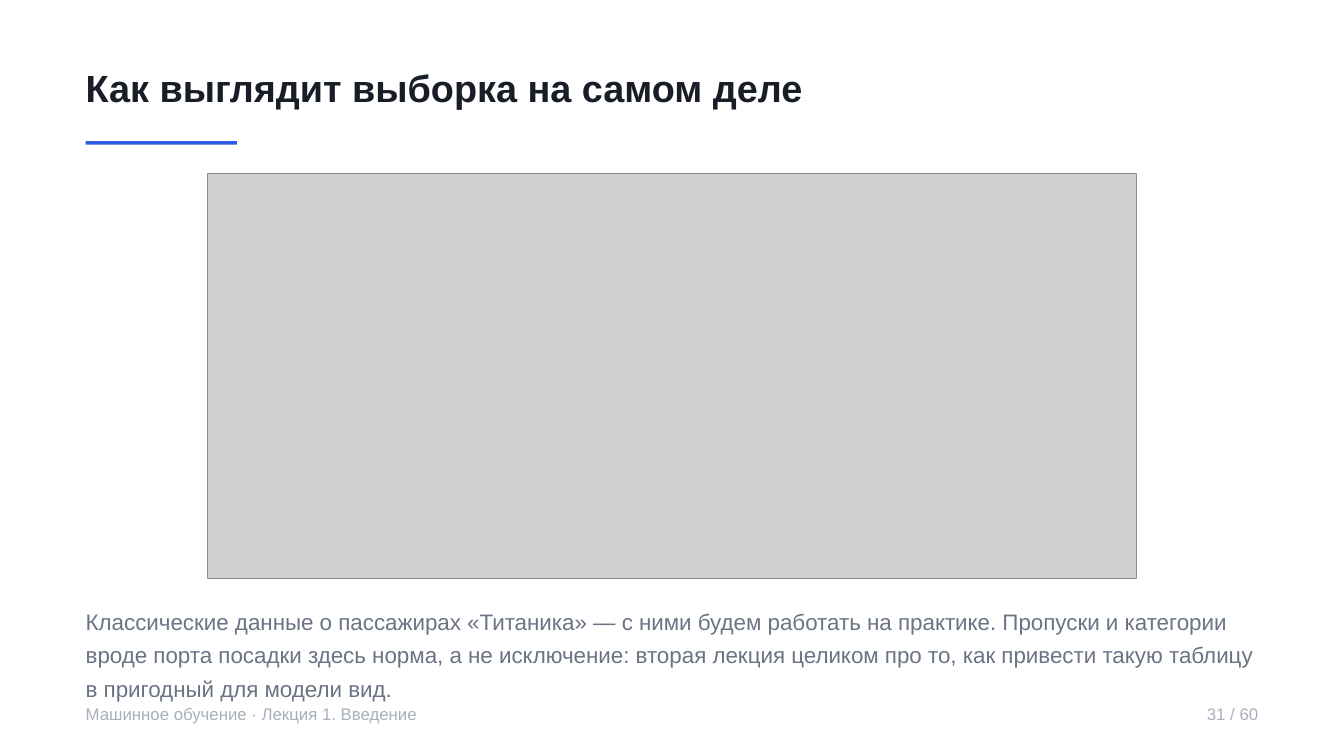
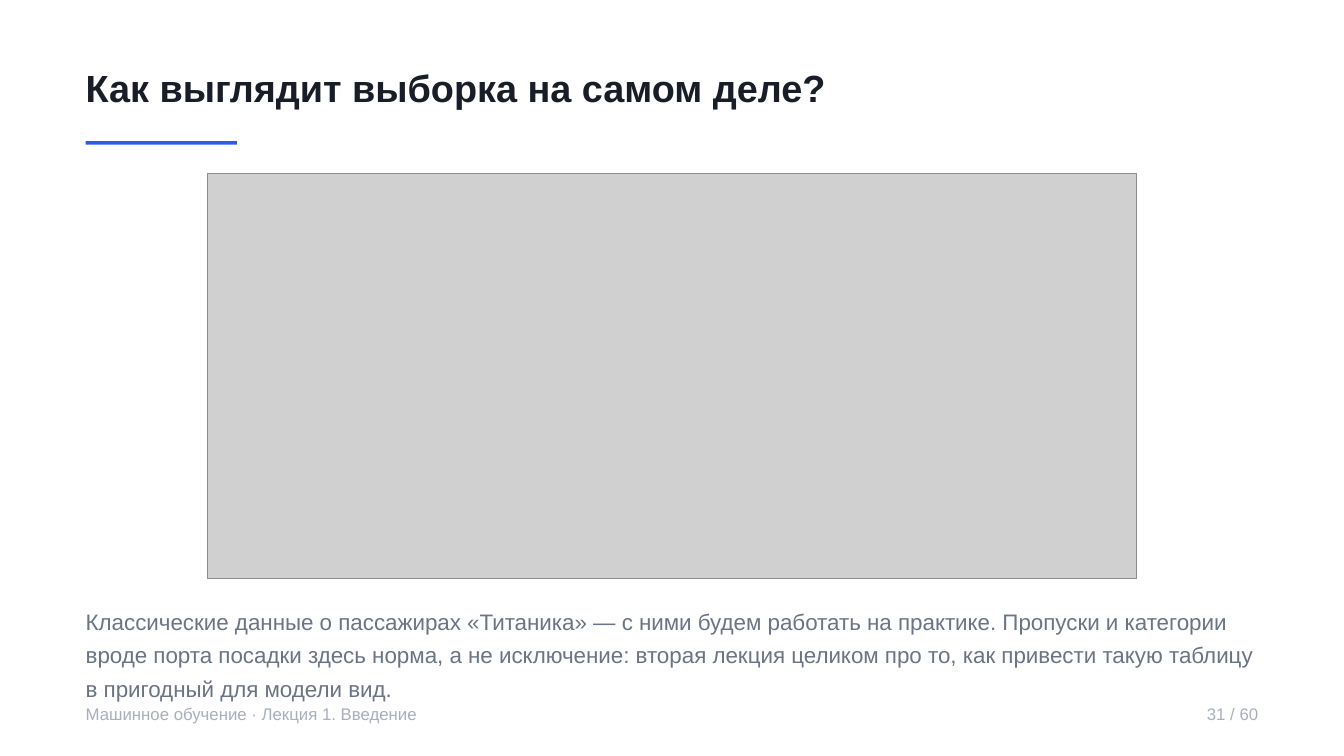
Before and after one commit to rustam-azimov/ml-course-spbu, a slide deck: slide 31 of lectures/lecture01.pptx. Drawn at 1344x756 pixels with LibreOffice and Linux fonts; fonts in the diff are those of the drawing; grey boxes stand for pictures. Boxes give left, top, right and bottom in pixels: in the first picture for what was removed or moved away, otherwise in the second. Text is boxed around its words. In the diff, an @@ line names an element or a change of style, - is before the commit and + after.

```diff
--- a/lectures/lecture01.pptx
+++ b/lectures/lecture01.pptx
@@ text at (86, 74, 826, 109): text changed @@
-Как выглядит выборка на самом деле
+Как выглядит выборка на самом деле?
```
Also in this commit, not shown: 13 other slides changed, 2 other files.
